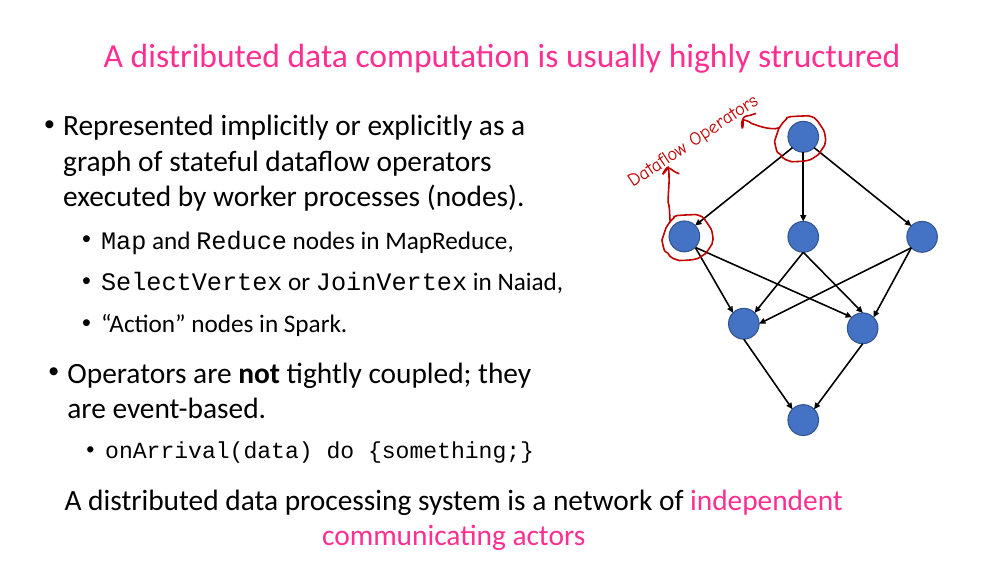
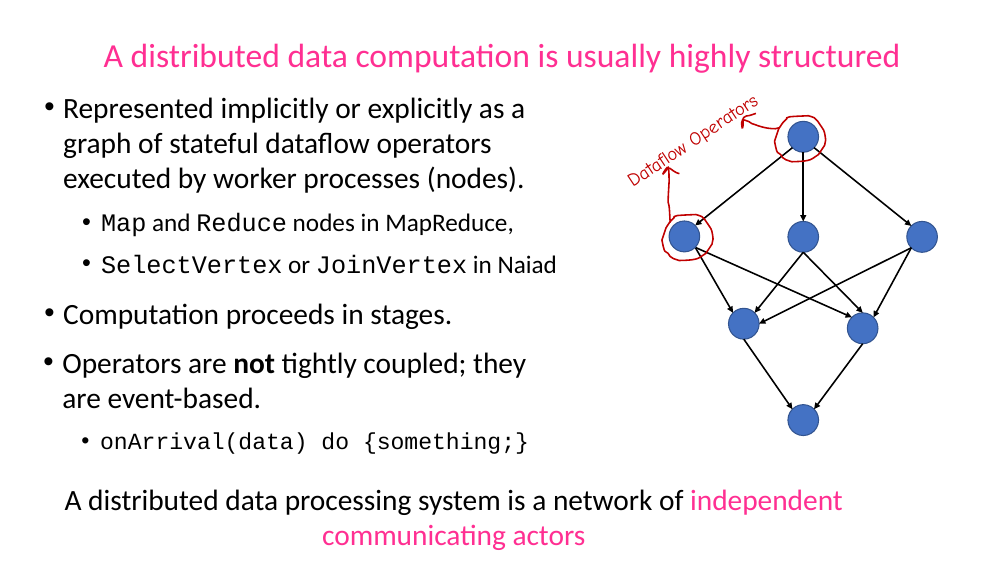
Before and after one commit to gowthamk/gowthamk.github.io, a slide deck: slide 4 of docs/ECOOP18.pptx. Drawn at 1008x567 pixels with LibreOffice and Linux fonts; fonts in the diff are those of the drawing. Boxes give left, top, right and bottom in pixels: in the first picture for what was removed or moved away, otherwise in the second. Text is boxed around its words. In the diff, an @@ line names an element or a change of style, - is before the commit and + after.

```diff
--- a/docs/ECOOP18.pptx
+++ b/docs/ECOOP18.pptx
@@ text "Represented implicitly or explicitly as ...": place and size @@
-text "Represented implicitly or explicitly as ..." at bbox=[63, 114, 564, 336]
+text "Represented implicitly or explicitly as ..." at bbox=[63, 97, 557, 329]
@@ text at bbox=[63, 254, 557, 329]: text changed @@
-  • SelectVertex or JoinVertex in Naiad,
-  • “Action” nodes in Spark.
+  • SelectVertex or JoinVertex in Naiad
+• Computation proceeds in stages.
@@ text "Operators are not tightly coupled; ...": place and size @@
-text "Operators are not tightly coupled; ..." at bbox=[67, 362, 534, 463]
+text "Operators are not tightly coupled; ..." at bbox=[62, 352, 529, 454]
```
Also in this commit, not shown: 7 other slides changed, 4 slides added, 1 slide removed.
